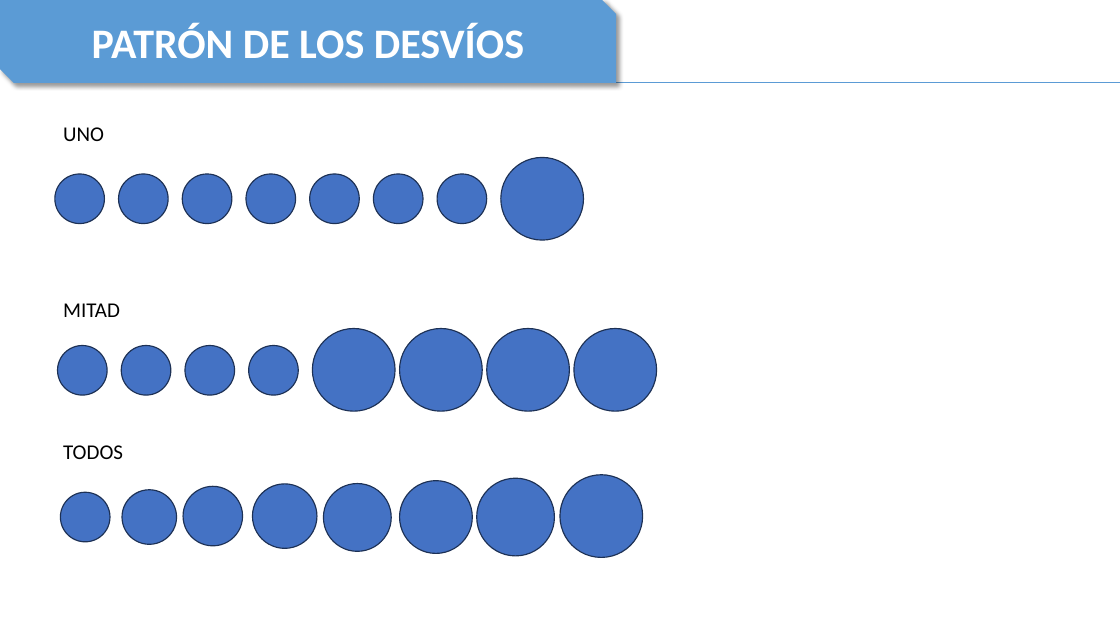
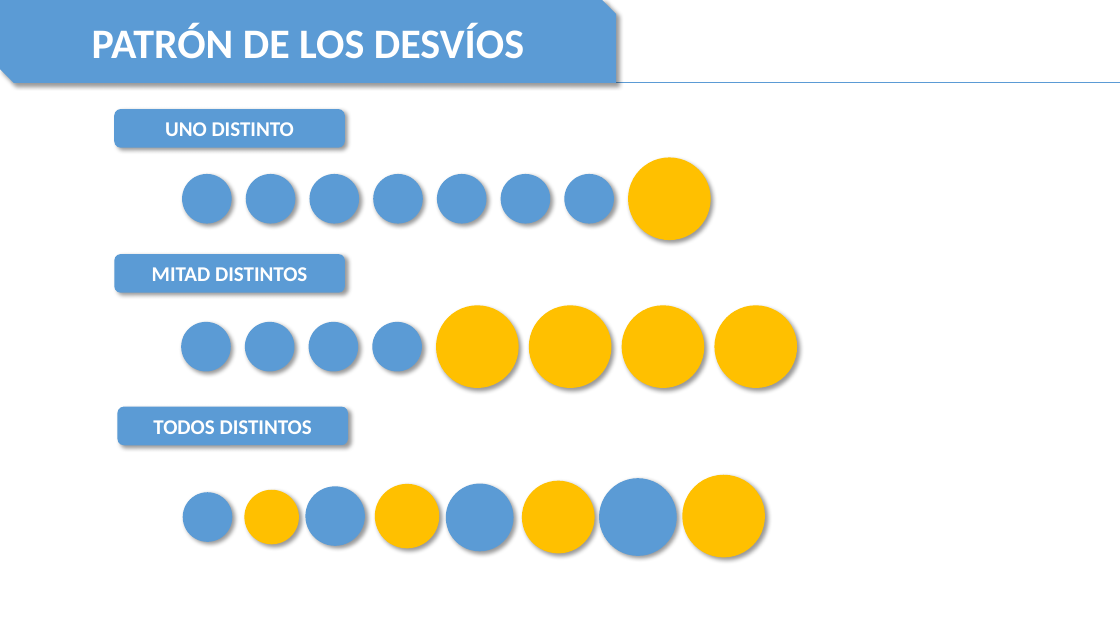
Before and after one commit to TheNaranjero/sae-2026, a slide deck: slide 17 of Presentation1.pptx (slide 13 before the commit). Drawn at 1120x630 pixels with LibreOffice and Linux fonts; fonts in the diff are those of the drawing. Boxes give left, top, right and bottom in pixels: in the first picture for what was removed or moved away, otherwise in the second. Text is boxed around its words. In the diff, an @@ line names an element or a change of style, - is before the commit and + after.

```diff
--- a/Presentation1.pptx
+++ b/Presentation1.pptx
@@ rounded rectangle "UNO DISTINTO": place and size @@
-rounded rectangle "UNO DISTINTO" at <box>63,127,104,141</box>
+rounded rectangle "UNO DISTINTO" at <box>114,109,345,148</box>
@@ rounded rectangle "UNO DISTINTO" at <box>114,109,345,148</box>: vertical alignment top to middle; fill none to #5B9BD5; shadow on @@
@@ text in rounded rectangle at <box>165,122,294,136</box>: text changed; text colour #000000 to #FFFFFF; bold on @@
-UNO
+UNO DISTINTO
@@ ellipse: place and size @@
-ellipse at <box>118,174,168,223</box>
+ellipse at <box>246,174,296,223</box>
@@ ellipse: place and size @@
-ellipse at <box>437,174,486,223</box>
+ellipse at <box>565,174,614,223</box>
@@ 10 ellipses: place and size @@
-10 ellipses at <box>55,157,583,552</box>
+10 ellipses at <box>182,157,711,552</box>
@@ rounded rectangle added at <box>114,254,345,292</box>, fill #5B9BD5, 18 pt, text #FFFFFF, bold @@
+MITAD DISTINTOS
@@ text removed at <box>63,303,120,317</box> @@
-MITAD
@@ ellipse: place and size @@
-ellipse at <box>185,345,234,395</box>
+ellipse at <box>181,322,231,371</box>
@@ ellipse: place and size @@
-ellipse at <box>249,345,298,395</box>
+ellipse at <box>245,322,295,371</box>
@@ fill #4472C4 to #5B9BD5; outline #1E3256 1 pt to none; shadow on in 14 elements at <box>599,478,677,556</box>, <box>183,492,233,542</box>, <box>306,486,365,546</box>, <box>446,484,514,552</box>, <box>373,174,423,223</box>, <box>501,174,550,223</box>, <box>309,174,359,223</box>, <box>437,174,486,223</box>, <box>565,174,614,223</box>, <box>182,174,232,223</box>, <box>246,174,296,223</box>, <box>181,322,231,371</box>, <box>245,322,295,371</box>, <box>308,322,358,371</box> @@
@@ ellipse: place and size @@
-ellipse at <box>313,329,395,411</box>
+ellipse at <box>308,322,358,371</box>
@@ ellipse added at <box>372,322,422,371</box>, fill #5B9BD5 @@
@@ ellipse: place and size @@
-ellipse at <box>400,329,482,411</box>
+ellipse at <box>436,305,518,387</box>
@@ ellipse: place and size @@
-ellipse at <box>486,329,569,411</box>
+ellipse at <box>529,305,612,387</box>
@@ fill #4472C4 to #FFC000; outline #1E3256 1 pt to none; shadow on in 8 elements at <box>682,475,765,557</box>, <box>522,481,595,554</box>, <box>375,484,439,549</box>, <box>245,490,299,544</box>, <box>628,157,711,239</box>, <box>436,305,518,387</box>, <box>529,305,612,387</box>, <box>622,305,704,387</box> @@
@@ ellipse: place and size @@
-ellipse at <box>574,329,656,411</box>
+ellipse at <box>622,305,704,387</box>
@@ ellipse added at <box>715,305,797,387</box>, fill #FFC000 @@
@@ ellipse removed at <box>58,345,108,395</box> @@
@@ ellipse removed at <box>121,345,171,395</box> @@
@@ rounded rectangle added at <box>118,407,349,445</box>, fill #5B9BD5, 18 pt, text #FFFFFF, bold @@
+TODOS DISTINTOS
@@ text removed at <box>63,445,123,459</box> @@
-TODOS
@@ 4 ellipses: place and size @@
-4 ellipses at <box>253,475,643,557</box>
+4 ellipses at <box>375,475,765,557</box>
```
Also in this commit, not shown: 6 other slides changed, 4 slides added.
